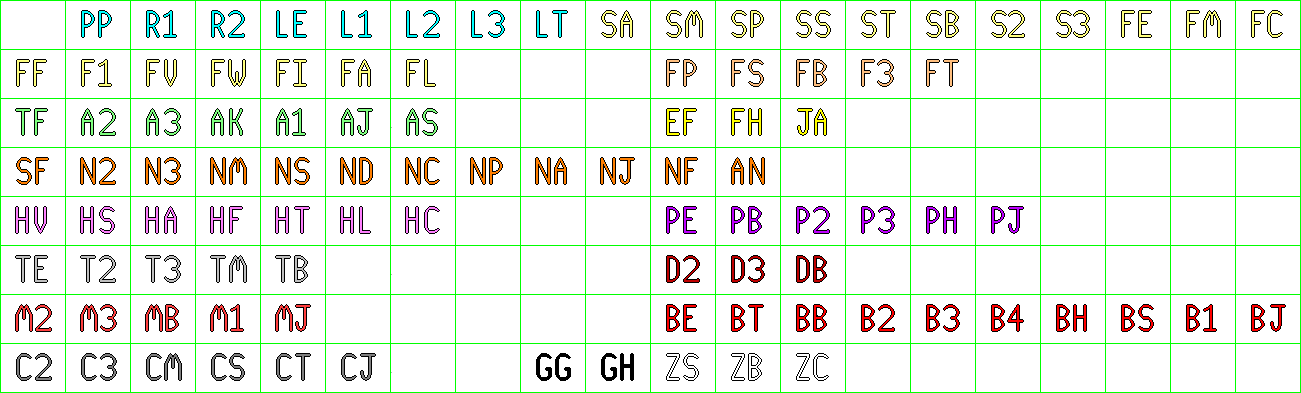
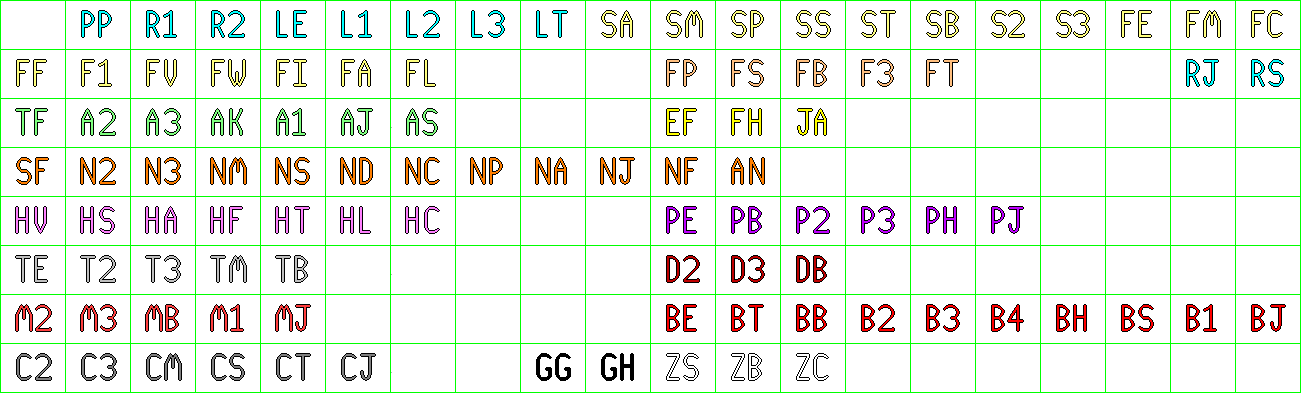
Revision of a layered 1301×393 image; what changed, layer by layer:
painted on "units" over box(1186, 59, 1284, 87)
